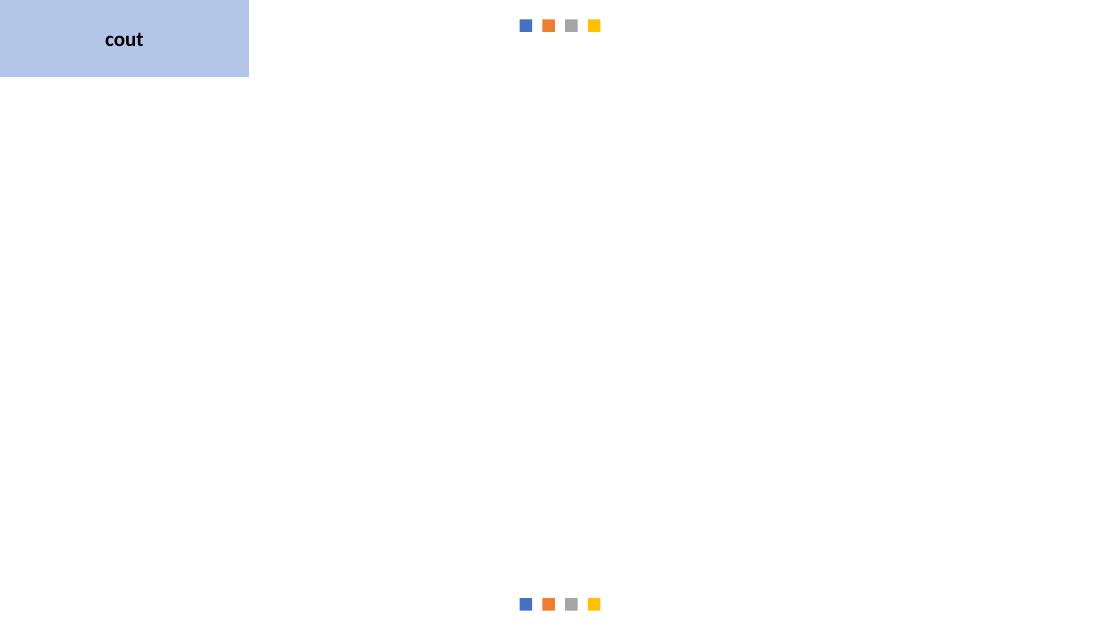
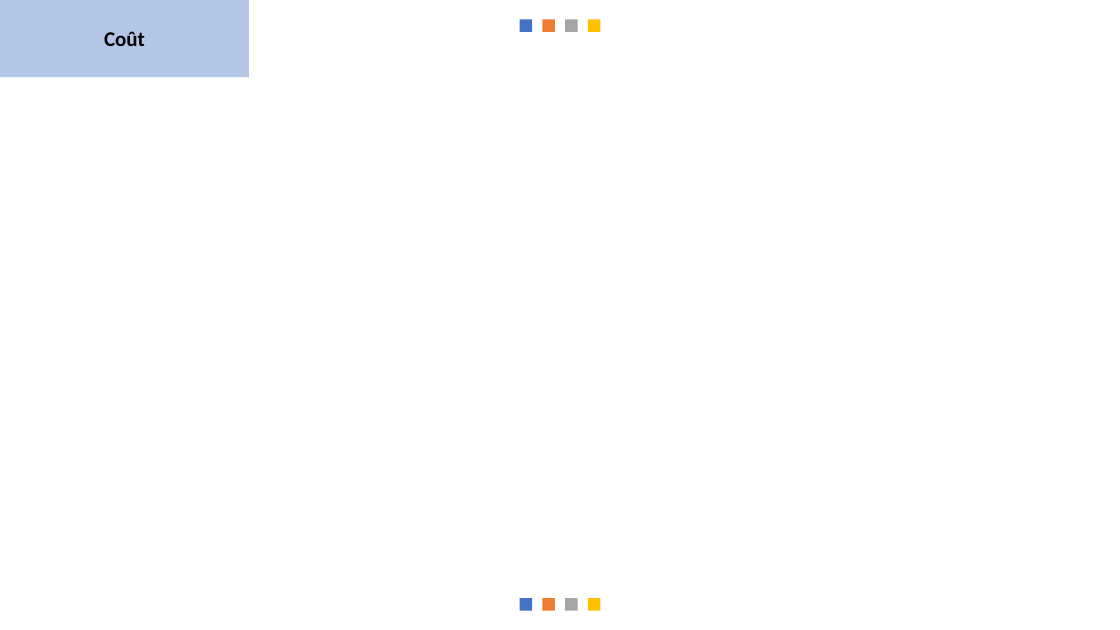
Before and after one commit to messaoudibrahim/Memoire, a slide deck: slide 15 of DIAPO/Présentation.pptx. Drawn at 1120x630 pixels with LibreOffice and Linux fonts; fonts in the diff are those of the drawing. Boxes give left, top, right and bottom in pixels: in the first picture for what was removed or moved away, otherwise in the second. Text is boxed around its words. In the diff, an @@ line names an element or a change of style, - is before the commit and + after.

```diff
--- a/DIAPO/Présentation.pptx
+++ b/DIAPO/Présentation.pptx
@@ text in rectangle at [104,31,145,46]: text changed @@
-cout
+Coût
```
Also in this commit, not shown: 5 other slides changed, 1 slide added, 1 slide removed, 2 other files.
